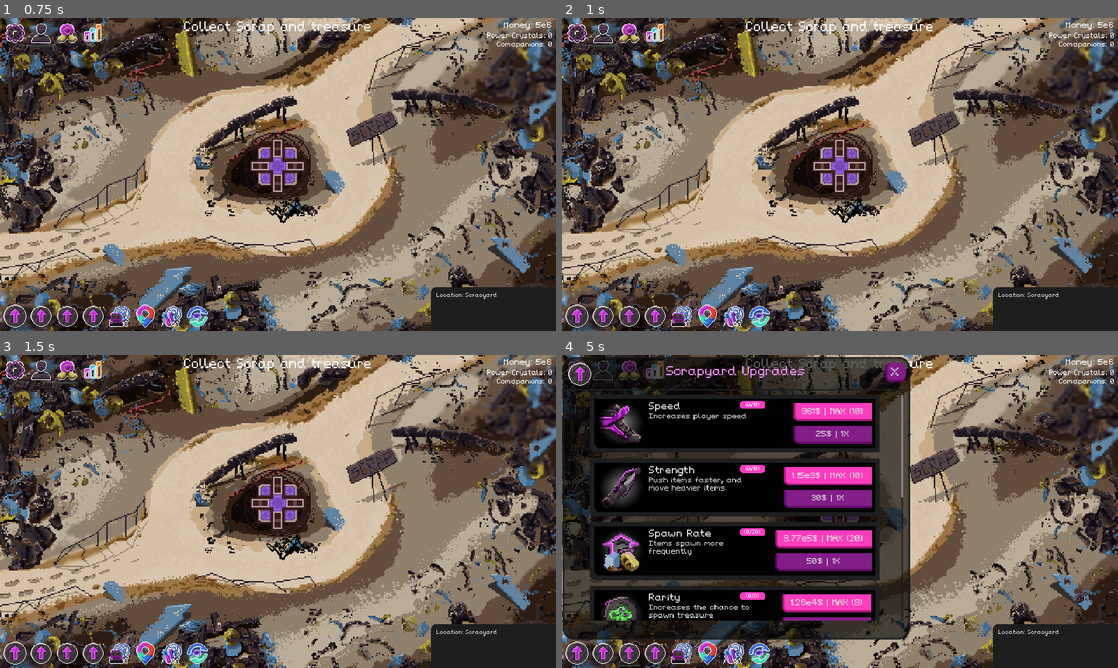
Above: before the commit, frames 1-4 (two rows, left to right).
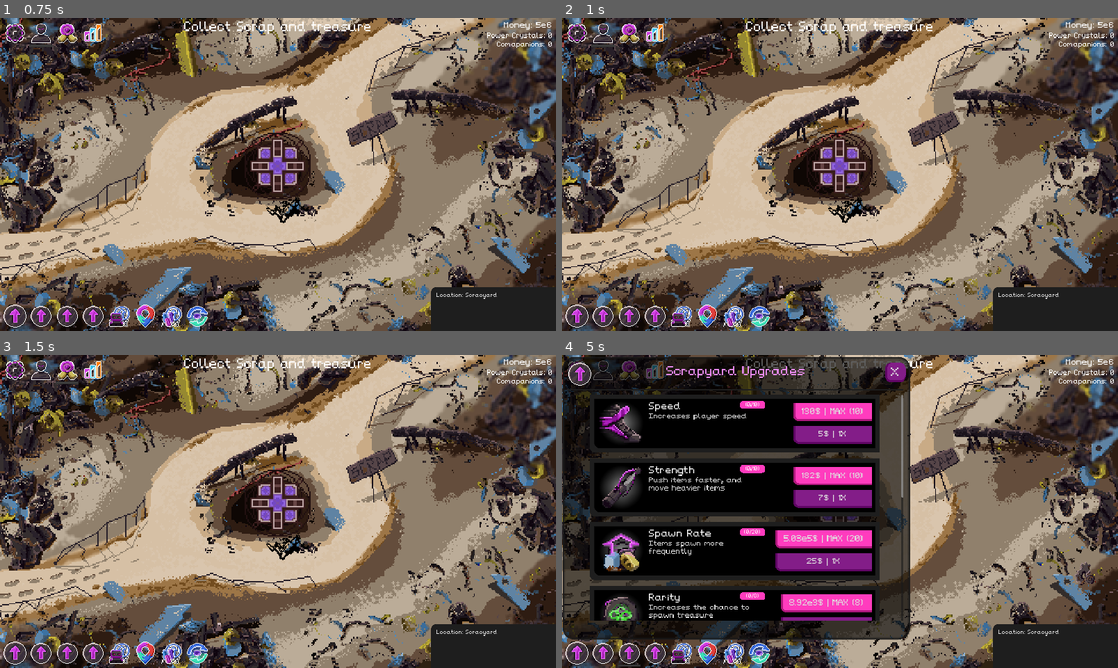
Above: after the commit, the same moments.

Repository: NathanHeaton/Robo-revolution
Game: Godot game, scene res://Main/main.tscn
Two runs of this game, one before a commit and one after it. Both use one fixed random seed, a clock stepped at 60 frames per second and the inputs below.
Inputs (mouse positions are in pixels of both pictures, inside the frame that each line leads up to):
- Up to frame 1 (0.75 s): click (38, 33) at 0.5 s
- Up to frame 2 (1 s): no input
- Up to frame 3 (1.5 s): click (66, 370) at 1.25 s
- Up to frame 4 (5 s): click (656, 370) at 2 s; click (578, 652) at 2.75 s; click (600, 652) at 3.5 s; click (628, 652) at 4.25 s

Frame 1 is identical in both runs. In frame 2, less than 0.1% of the frame differs, in the area x 21-25%, y 89-97%; in frame 3, less than 0.1%; in frame 4, 1.0%, in the area x 21-96%, y 2-97%.

Commit message:
added upgrade logic to apply upgrades to player and main, adjusted values of enviorment and player

Diff:
--- a/robo-revolution/Globals/money.gd
+++ b/robo-revolution/Globals/money.gd
@@ -14,7 +14,7 @@
 var POWER_CRYSTALS = 0
 # Called when the node enters the scene tree for the first time.
 func _ready() -> void:
-	covert_Scientific_format(961.083984375)
+	pass
 
 
 # Called every frame. 'delta' is the elapsed time since the previous frame.
@@ -39,5 +39,4 @@
 		sci_format = sci_format.insert(1,".")
 
 	sci_format = sci_format + "e" + str(digits - 1)
-	print(sci_format)
 	return sci_format
--- a/robo-revolution/Globals/upgrade_data.gd
+++ b/robo-revolution/Globals/upgrade_data.gd
@@ -9,9 +9,9 @@
 			"name": "Speed",
 			"level": 0,
 			"max_level": 10,
-			"base_cost": 25,
-			"cost": 25,
-			"cost_scaling": 1.5,
+			"base_cost": 5,
+			"cost": 5,
+			"cost_scaling": 1.2,
 			"type": "stat",
 			"first_upgarde": false, #if there is a buy bonus for first upgrade
 			"first_description":"",  #if there is a buy bonus for first upgrade
@@ -23,9 +23,9 @@
 			"name": "Strength",
 			"level": 0,
 			"max_level": 10,
-			"base_cost": 30,
-			"cost": 30,
-			"cost_scaling": 1.5,
+			"base_cost": 7,
+			"cost": 7,
+			"cost_scaling": 1.2,
 			"type": "stat",
 			"first_upgrade": false,
 			"first_description": "",
@@ -37,8 +37,8 @@
 			"name": "Spawn Rate",
 			"level": 0,
 			"max_level": 20,
-			"base_cost": 50,
-			"cost": 50,
+			"base_cost": 25,
+			"cost": 25,
 			"cost_scaling": 1.6,
 			"type": "stat",
 			"first_upgrade": false,
@@ -51,8 +51,8 @@
 			"name": "Rarity",
 			"level": 0,
 			"max_level": 8,
-			"base_cost": 100,
-			"cost": 100,
+			"base_cost": 35,
+			"cost": 35,
 			"cost_scaling": 2.0,
 			"type": "stat",
 			"first_upgrade": true,
@@ -65,8 +65,8 @@
 			"name": "Item Focuser",
 			"level": 0,
 			"max_level": 6,
-			"base_cost": 250,
-			"cost": 250,
+			"base_cost": 150,
+			"cost": 150,
 			"cost_scaling": 5.0,
 			"type": "custom",
 			"first_upgrade": false,
@@ -79,8 +79,8 @@
 			"name": "Combo",
 			"level": 0,
 			"max_level": 5,
-			"base_cost": 500,
-			"cost": 500,
+			"base_cost": 250,
+			"cost": 250,
 			"cost_scaling": 1.7,
 			"type": "custom",
 			"first_upgrade": true,
@@ -93,8 +93,8 @@
 			"name": "Combo Increase",
 			"level": 0,
 			"max_level": 100,
-			"base_cost": 1000,
-			"cost": 1000,
+			"base_cost": 750,
+			"cost": 750,
 			"cost_scaling": 1.7,
 			"type": "stat",
 			"first_upgrade": false,
@@ -107,8 +107,8 @@
 			"name": "Surge Protection",
 			"level": 0,
 			"max_level": 5,
-			"base_cost": 4000,
-			"cost": 4000,
+			"base_cost": 2500,
+			"cost": 2500,
 			"cost_scaling": 1.6,
 			"type": "custom",
 			"first_upgrade": false,
--- a/robo-revolution/Globals/upgrade_manager.gd
+++ b/robo-revolution/Globals/upgrade_manager.gd
@@ -1,6 +1,7 @@
 extends Node
 
 signal level_changed(id)
+signal upgrade(upgrade)
 # Called when the node enters the scene tree for the first time.
 func _ready() -> void:
 	pass # Replace with function body.
@@ -16,12 +17,12 @@
 
 func update_level(amount,id):
 
-	var upgarde_lvl =2 # add code to update level
-
 	var upgrade = get_upgrade_id(id, "Scrapyard")
 	upgrade["level"]  += amount
 	upgrade["cost"] = upgrade["base_cost"]*pow(upgrade["cost_scaling"],upgrade["level"])
 	emit_signal("level_changed",id)
+	emit_signal("upgrade",get_upgrade_id(id, "Scrapyard"))
+
 
 
 func detuct_money(cost):
--- a/robo-revolution/Main/main.gd
+++ b/robo-revolution/Main/main.gd
@@ -5,10 +5,13 @@
 
 var rarity_lvl = 0
 
+var item_spawn_region
 
 func _ready() -> void:
 	newGame()
 	Money.MONEY = 5000000
+	item_spawn_region = [Vector2(30,30),Vector2(1920 - 60, 1080 - 60)]
+	UpgradeManager.connect("upgrade", Callable(self, "_upgrade"))
 
 
 # Called every frame. 'delta' is the elapsed time since the previous frame.
@@ -33,6 +36,30 @@
 	#$Player.position($Start_Position.position)
 
 
+func _upgrade(upgrade):
+	print("strength: ")
+	match upgrade["name"]:
+		"Spawn Rate":
+			spawnrate_upgrade(upgrade["level"])
+		"Rarity":
+			rarity_upgrade(upgrade["level"])
+		"Item Focuser":
+			item_focuser_upgrade(upgrade["level"])
+
+func spawnrate_upgrade(level: int):
+	var wait = snapped(clamp(4 +log(level +1)*-1.15,0.1,5),0.01)
+	print(wait)
+	$loot_spawn_timer.wait_time = wait
+	print("Applying Spawn Rate upgrade, level:", level)
+
+func rarity_upgrade(level: int):
+	print("Applying Rarity upgrade, level:", level)
+
+func item_focuser_upgrade(level: int):
+	var x = 30+log(level+1)* 150
+	item_spawn_region = [Vector2(x,x),Vector2(1920 - x, 1080 - x)]
+	print("Applying Item Focuser upgrade, level:", level, item_spawn_region)
+
 
 func respawn():
 	Money.MONEY = Money.MONEY * 0.1
@@ -40,7 +67,6 @@
 
 
 func item_spawn_location() -> Vector2: # picks where to spawn the loot items and avoids the center of the screen
-	var item_spawn_region = $Player.get_item_spawn_region()
 	var rndLocation = Vector2(randi_range(item_spawn_region[0].x,item_spawn_region[1].x),randi_range(item_spawn_region[0].y,item_spawn_region[1].y))
 	if (rndLocation.x > 820 && rndLocation.x < 1150):
 		if(rndLocation.y > 325 && rndLocation.y < 725):
--- a/robo-revolution/Main/main.tscn
+++ b/robo-revolution/Main/main.tscn
@@ -21,6 +21,7 @@
 position = Vector2(994, 660)
 
 [node name="loot_spawn_timer" type="Timer" parent="."]
+wait_time = 4.0
 autostart = true
 
 [node name="Start_Position" type="Marker2D" parent="."]
--- a/robo-revolution/Scenes/item_creator.gd
+++ b/robo-revolution/Scenes/item_creator.gd
@@ -143,7 +143,7 @@
 		"value": 60,
 		"rarity": 0,
 		"type": "treasure",
-		"weight": 4,
+		"weight": 2,
 		"locations": ["Scrapyard", "Underground"],
 		"variants": 2
 	},
--- a/robo-revolution/Scenes/player.gd
+++ b/robo-revolution/Scenes/player.gd
@@ -8,11 +8,13 @@
 
 var screen_size
 var strength = 15
+var surge_protection = 0
+
 
 # Called when the node enters the scene tree for the first time.
 func _ready() -> void:
 	screen_size = get_viewport_rect().size
-	item_spawn_region = [Vector2(30,30),Vector2(get_viewport_rect().size.x - 30,get_viewport_rect().size.y - 30)]
+	UpgradeManager.connect("upgrade", Callable(self, "_upgrade"))
 
 func _spawn():
 	position = Vector2.ZERO
@@ -56,12 +58,46 @@
 			var push_direction = (body.position - position).normalized()
 			body.apply_central_impulse(push_direction * strength)  # Adjust push force
 
-func get_item_spawn_region():
-	return item_spawn_region
-
 
 func _on_body_entered(body: Node2D) -> void:
 	#hide()
 	push.emit()
 	$CollisionShape2D.set_deferred("disabled", true)
 	 # function for pushing items
+
+
+func _upgrade(upgrade):
+	print("strength: ")
+	match upgrade["name"]:
+		"Speed":
+			speed_upgrade(upgrade["level"])
+		"Strength":
+			strength_upgrade(upgrade["level"])
+		"Combo":
+			combo_upgrade(upgrade["level"])
+		"Combo Increase":
+			combo_increase_upgrade(upgrade["level"])
+		"Surge Protection":
+			surge_protection_upgrade(upgrade["level"])
+
+
+
+func strength_upgrade(level: int):
+	strength = 1 + log(level +2)* 15 +(level/5)
+	print("strength: "+ str(strength))
+
+func speed_upgrade(level: int):
+	speed = 400+log(level+2)* 50
+	print("speed: "+ str(strength))
+
+
+
+func combo_upgrade(level: int):
+	print("Applying Combo upgrade, level:", level)
+
+func combo_increase_upgrade(level: int):
+	print("Applying Combo Increase upgrade, level:", level)
+
+func surge_protection_upgrade(level: int):
+	surge_protection = level
+	print("Surge Protection :", level)
--- a/robo-revolution/Scenes/player.tscn
+++ b/robo-revolution/Scenes/player.tscn
@@ -39,10 +39,6 @@
 "speed": 5.0
 }]
 
-[sub_resource type="CapsuleShape2D" id="CapsuleShape2D_v7ykx"]
-radius = 38.0
-height = 120.0
-
 [sub_resource type="CapsuleShape2D" id="CapsuleShape2D_6lt8k"]
 radius = 23.0
 height = 106.0
@@ -58,11 +54,13 @@
 animation = &"walk"
 
 [node name="pushing_area" type="Area2D" parent="."]
+position = Vector2(0, -4)
 
-[node name="CollisionShape2D" type="CollisionShape2D" parent="pushing_area"]
-position = Vector2(2, -8)
+[node name="CollisionShape2D" type="CollisionPolygon2D" parent="pushing_area"]
+position = Vector2(0.999942, 9.99992)
 rotation = 1.5708
-shape = SubResource("CapsuleShape2D_v7ykx")
+scale = Vector2(2.60882, 17.4885)
+polygon = PackedVector2Array(-13.7993, 2.40159, -3.06643, 2.6303, -3.06656, -2.74467, -19.1658, -2.57312, -13.0327, 3.72157e-06, -19.9323, 2.23005)
 
 [node name="player_body" type="CollisionShape2D" parent="."]
 position = Vector2(1, 5)
--- a/robo-revolution/Scenes/scrap_treasure.gd
+++ b/robo-revolution/Scenes/scrap_treasure.gd
@@ -4,13 +4,10 @@
 # Called when the node enters the scene tree for the first time.
 func _ready() -> void:
 	randomize()# makes vbarients more random
-	contact_monitor = true
 	if (LocationData.CURRENT_LOCATION == 2):
-		linear_damp = 0
+		linear_damp = 0.5
 	else:
 		linear_damp = 2.0  # Higher = more resistance
-
-	max_contacts_reported = 1
 
 
 func _spawn_loot_type(item):
--- a/robo-revolution/UI/hud.gd
+++ b/robo-revolution/UI/hud.gd
@@ -8,10 +8,7 @@
 
 # Called when the node enters the scene tree for the first time.
 func _ready() -> void:
-	print(upgrade_card_scene)
-	print(location_card_scene)
 	var card = location_card_scene.instantiate()
-	print(card)
 	$Scrapyard_upgrade_panel.hide()
 	$Locations_panel.hide()
 	generate_scrapyard_upgrades()
--- a/robo-revolution/UI/upgrade_card.gd
+++ b/robo-revolution/UI/upgrade_card.gd
@@ -82,7 +82,7 @@
 		affordable_price = current_money/buyable_levels
 		buyable_levels =clamp(int(buyable_levels),0,remainingLevels)
 
-	affordable_price = cost * (scaling ** (buyable_levels -1))
+	affordable_price = cost * (((scaling ** buyable_levels)-1)/(scaling - 1))
 
 	affordable_price = snapped(affordable_price, 1)
 
Not shown: 1 places in robo-revolution/Scenes/player.tscn that only renumber resources
